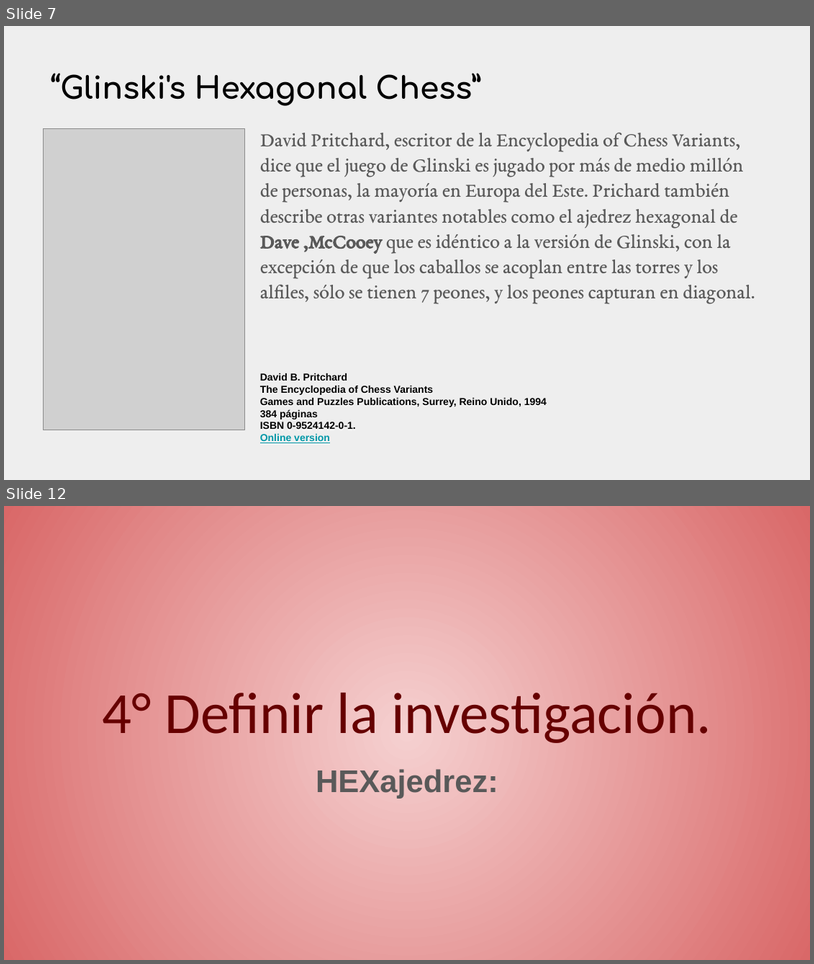
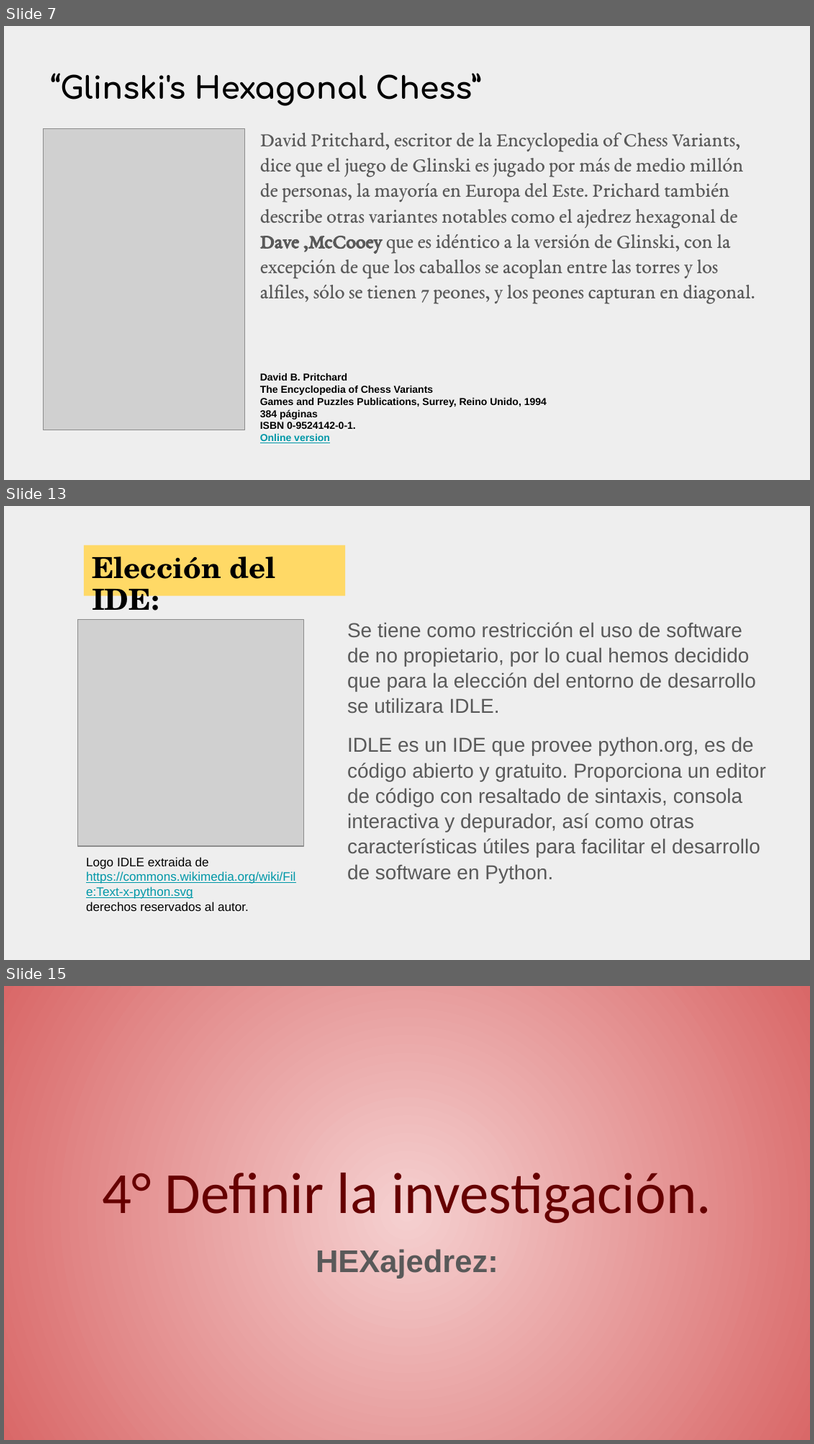
Before and after one commit to raullencinas-frm-utn/Hexajedrez, a slide deck: Hexajedrez - Presentación.odp. Shown one above the other, each under a label of ours: slides 7 and 12 before the commit, slides 7, 13 and 15 after it; the slides between them are not shown. The pictures are 814x964 and 814x1444 pixels, drawn with LibreOffice and Linux fonts; fonts in the diff are those of the drawing; grey boxes stand for pictures. Boxes give left, top, right and bottom in pixels: in the first picture for what was removed or moved away, otherwise in the second. Text is boxed around its words. In the diff, an @@ line names an element or a change of style, - is before the commit and + after.

```diff
--- a/Hexajedrez - Presentación.odp
+++ b/Hexajedrez - Presentación.odp
@@ slide 13 added at (x1=4, y1=506, x2=810, y2=960), background #EEEEEE @@
@@ title added at (x1=84, y1=546, x2=345, y2=596), fill #FFD966, 25.9 pt, text #000000, bold @@
+Elección del IDE:
@@ picture added at (x1=78, y1=620, x2=305, y2=847) @@
@@ text added at (x1=347, y1=622, x2=766, y2=883), 18 pt, text #595959 @@
+Se tiene como restricción el uso de software de no propietario, por lo cual hemos decidido que para la elección del entorno de desarrollo se utilizara IDLE.
+IDLE es un IDE que provee python.org, es de código abierto y gratuito. Proporciona un editor de código con resaltado de sintaxis, consola interactiva y depurador, así como otras características útiles para facilitar el desarrollo de software en Python.
@@ text added at (x1=86, y1=857, x2=296, y2=911), 11 pt, text #0097A7, underline @@
+Logo IDLE extraida de https://commons.wikimedia.org/wiki/File:Text-x-python.svg
+derechos reservados al autor.
@@ what was slide 12 is now slide 15 @@
```
Also in this commit, not shown: 6 slides changed, 10 other slides added, 2 slides removed, 1 other file.
